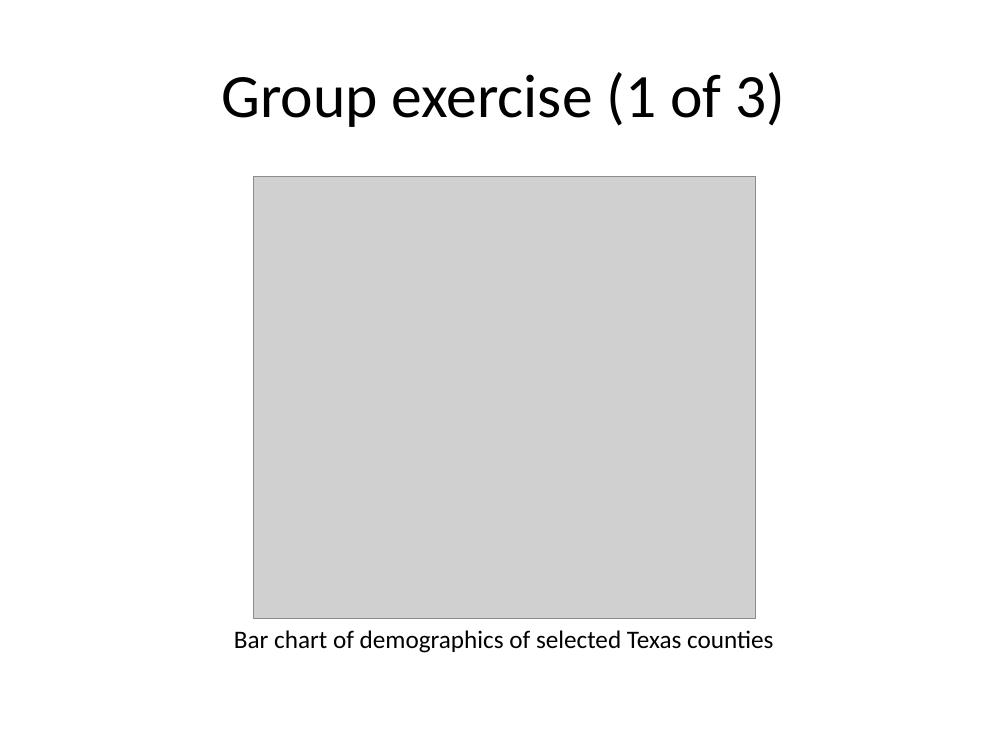
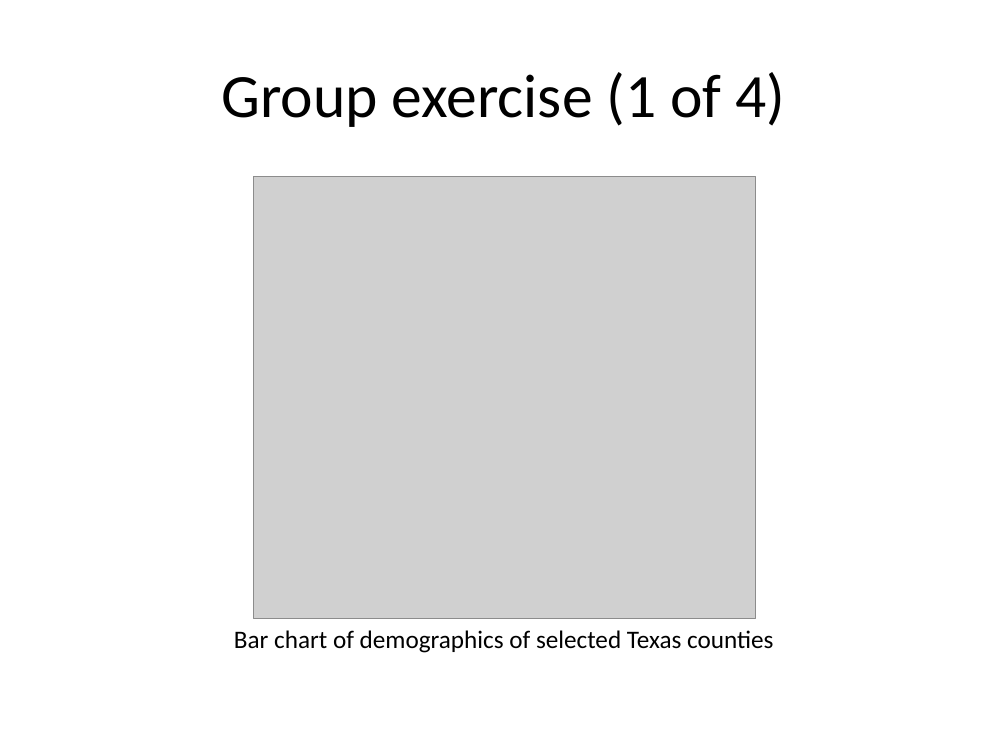
Before and after one commit to pmean/data-visualization, a slide deck: slide 2 of data-viz-02/src/exercise-group.pptx. Drawn at 1008x756 pixels with LibreOffice and Linux fonts; fonts in the diff are those of the drawing; grey boxes stand for pictures. Boxes give left, top, right and bottom in pixels: in the first picture for what was removed or moved away, otherwise in the second. Text is boxed around its words. In the diff, an @@ line names an element or a change of style, - is before the commit and + after.

Commit message:
Added third group exercise to data-viz-02

```diff
--- a/data-viz-02/src/exercise-group.pptx
+++ b/data-viz-02/src/exercise-group.pptx
@@ title at [222,72,786,127]: text changed @@
-Group exercise (1 of 3)
+Group exercise (1 of 4)
```
Also in this commit, not shown: 2 other slides changed, 1 slide added, 3 other files.
